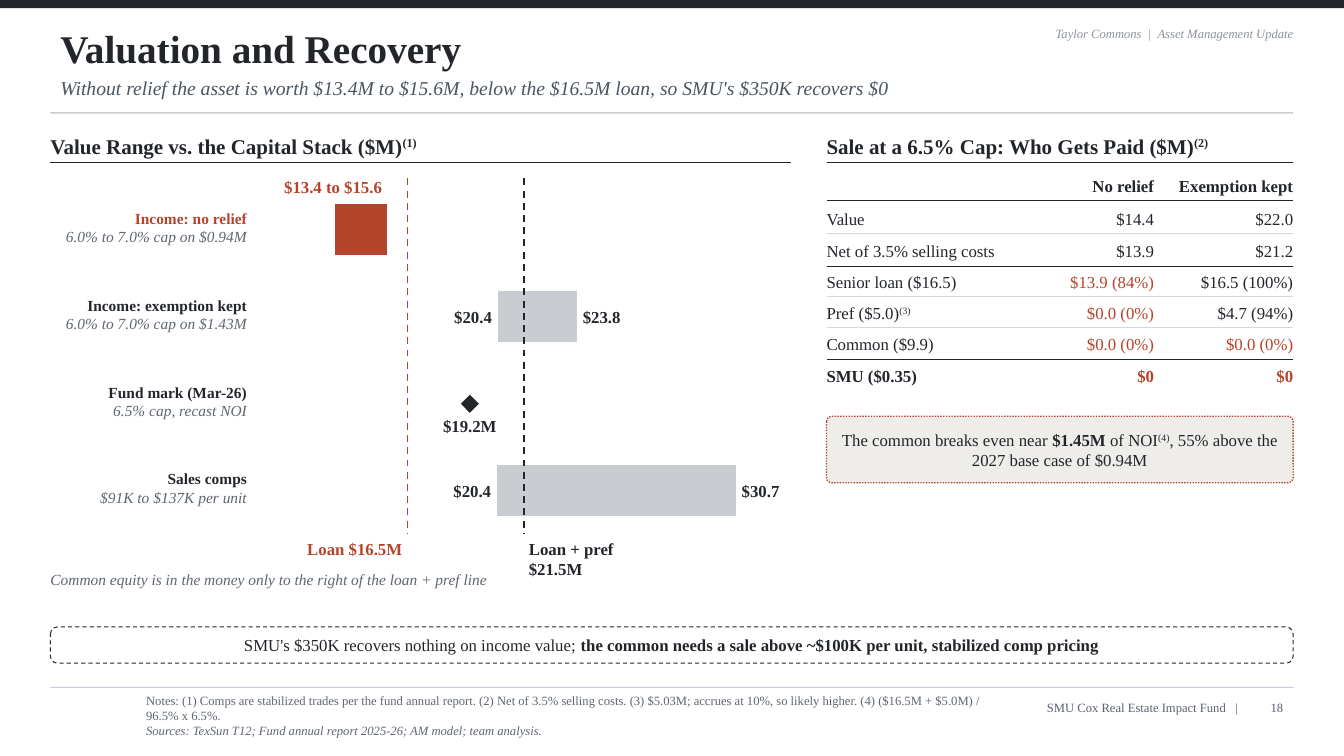
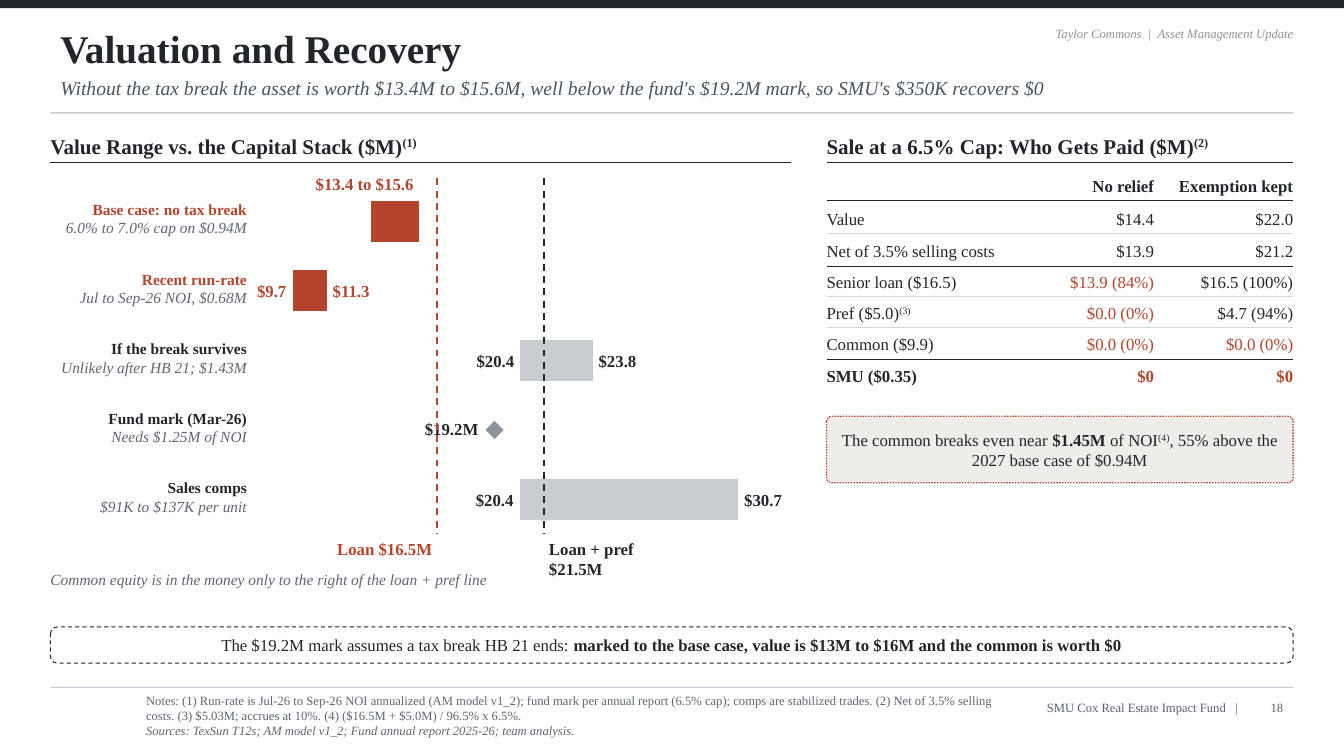
Before and after one commit to stephanabedi01-source/Skill-Builder-Twin-Star, a slide deck: slide 18 of TaylorCommons/v2_Taylor_Commons_AM_pitch_11.16.2026.pptx. Drawn at 1344x756 pixels with LibreOffice and Linux fonts; fonts in the diff are those of the drawing; background and template pictures are left out. Boxes give left, top, right and bottom in pixels: in the first picture for what was removed or moved away, otherwise in the second. Text is boxed around its words. In the diff, an @@ line names an element or a change of style, - is before the commit and + after.

```diff
--- a/TaylorCommons/v2_Taylor_Commons_AM_pitch_11.16.2026.pptx
+++ b/TaylorCommons/v2_Taylor_Commons_AM_pitch_11.16.2026.pptx
@@ text at <box>60,81,1044,99</box>: text changed @@
-Without relief the asset is worth $13.4M to $15.6M, below the $16.5M loan, so SMU's $350K recovers $0
+Without the tax break the asset is worth $13.4M to $15.6M, well below the fund's $19.2M mark, so SMU's $350K recovers $0
@@ text "$13.4 to $15.6": place and size @@
-text "$13.4 to $15.6" at <box>284,181,382,194</box>
+text "$13.4 to $15.6" at <box>316,178,414,191</box>
@@ line moved from (407, 178) - (407, 534) to (438, 178) - (438, 534) @@
@@ line moved from (524, 178) - (524, 534) to (544, 178) - (544, 534) @@
@@ text "Base case: no tax break": place and size @@
-text "Base case: no tax break" at <box>66,213,247,246</box>
+text "Base case: no tax break" at <box>66,204,247,237</box>
@@ text at <box>93,204,246,215</box>: text changed @@
-Income: no relief
+Base case: no tax break
@@ bar stacked chart at <box>257,187,766,534</box> @@
-categories: 1, 2, 3, 4
+categories: 1, 2, 3, 4, 5
-Series 1: 66, 100, -, 100
+Series 1: 66, 47, 100, -, 100
-Series 2: 11, 17, -, 50
+Series 2: 11, 8, 17, -, 50
@@ value axis changed @@
@@ text added at <box>80,275,247,307</box>, 11 pt, text #5F6670, italic @@
+Recent run-rate
+Jul to Sep-26 NOI, $0.68M
@@ text added at <box>257,285,286,298</box>, 12 pt, text #B4442C, bold @@
+$9.7
@@ text added at <box>333,285,370,298</box>, 12 pt, text #B4442C, bold @@
+$11.3
@@ text removed at <box>66,300,247,333</box> @@
-Income: exemption kept
-6.0% to 7.0% cap on $1.43M
@@ text added at <box>61,343,247,376</box>, 11 pt, text #5F6670, italic @@
+If the break survives
+Unlikely after HB 21; $1.43M
@@ text "$20.4": place and size @@
-text "$20.4" at <box>454,311,492,325</box>
+text "$20.4" at <box>477,355,515,369</box>
@@ text "$23.8": place and size @@
-text "$23.8" at <box>583,311,621,324</box>
+text "$23.8" at <box>599,355,637,369</box>
@@ text "Fund mark (Mar-26)": place and size @@
-text "Fund mark (Mar-26)" at <box>108,387,247,420</box>
+text "Fund mark (Mar-26)" at <box>108,413,247,445</box>
@@ text "$19.2M": place and size @@
-text "$19.2M" at <box>443,420,497,434</box>
+text "$19.2M" at <box>425,423,479,440</box>
@@ text "$19.2M" at <box>425,423,479,440</box>: alignment centre to right @@
@@ text at <box>111,431,247,445</box>: text changed @@
-6.5% cap, recast NOI
+Needs $1.25M of NOI
@@ diamond: place and size @@
-diamond at <box>461,395,479,413</box>
+diamond at <box>486,420,504,439</box>
@@ diamond at <box>486,420,504,439</box>: fill #22262B to #8C939A @@
@@ text "Sales comps": place and size @@
-text "Sales comps" at <box>100,473,247,507</box>
+text "Sales comps" at <box>100,482,247,515</box>
@@ text "$20.4": place and size @@
-text "$20.4" at <box>453,485,491,499</box>
+text "$20.4" at <box>476,494,514,507</box>
@@ text "$30.7": place and size @@
-text "$30.7" at <box>742,485,780,499</box>
+text "$30.7" at <box>744,494,782,508</box>
@@ text "Loan $16.5M": place and size @@
-text "Loan $16.5M" at <box>307,543,403,556</box>
+text "Loan $16.5M" at <box>337,543,433,556</box>
@@ text "Loan + pref $21.5M": place and size @@
-text "Loan + pref $21.5M" at <box>529,543,613,576</box>
+text "Loan + pref $21.5M" at <box>549,543,633,576</box>
@@ text in rounded rectangle at <box>221,639,1121,654</box>: text changed @@
-SMU's $350K recovers nothing on income value; the common needs a sale above ~$100K per unit, stabilized comp pricing
+The $19.2M mark assumes a tax break HB 21 ends: marked to the base case, value is $13M to $16M and the common is worth $0
@@ text at <box>146,696,992,738</box>: text changed @@
-Notes: (1) Comps are stabilized trades per the fund annual report. (2) Net of 3.5% selling costs. (3) $5.03M; accrues at 10%, so likely higher. (4) ($16.5M + $5.0M) / 96.5% x 6.5%.
-Sources: TexSun T12; Fund annual report 2025-26; AM model; team analysis.
+Notes: (1) Run-rate is Jul-26 to Sep-26 NOI annualized (AM model v1_2); fund mark per annual report (6.5% cap); comps are stabilized trades. (2) Net of 3.5% selling costs. (3) $5.03M; accrues at 10%. (4) ($16.5M + $5.0M) / 96.5% x 6.5%.
+Sources: TexSun T12s; AM model v1_2; Fund annual report 2025-26; team analysis.
```
Also in this commit, not shown: 1 other slide changed, 1 slide added, 1 slide removed, 17 other files.
